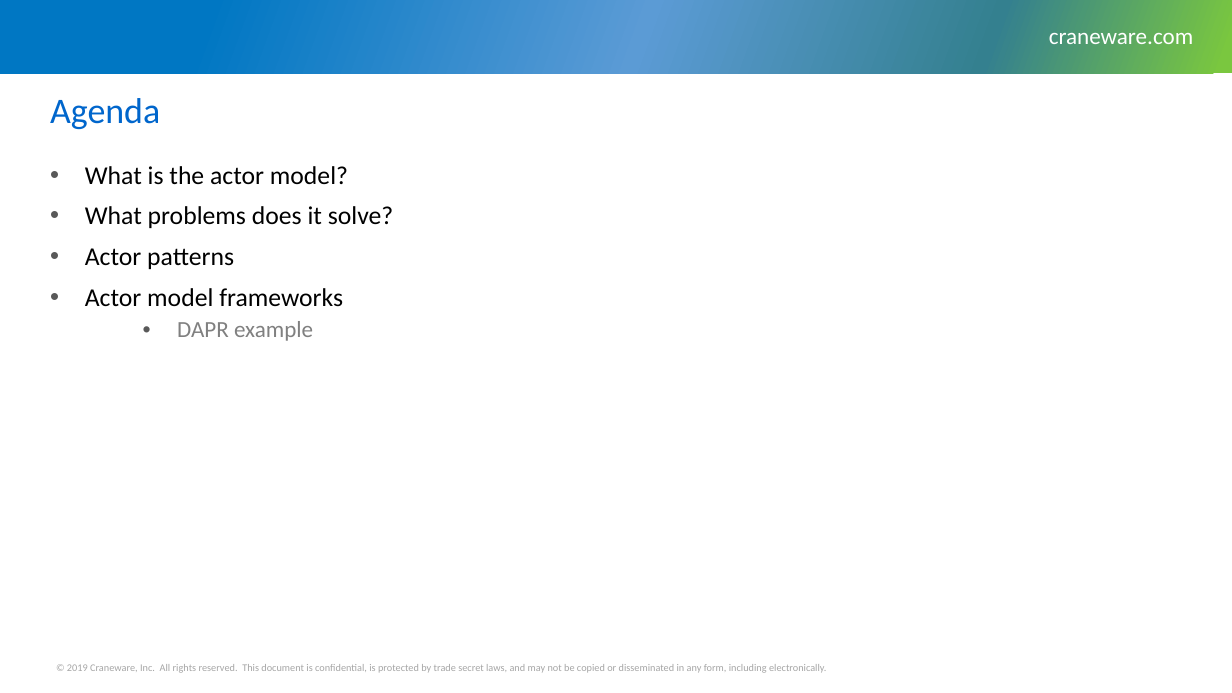
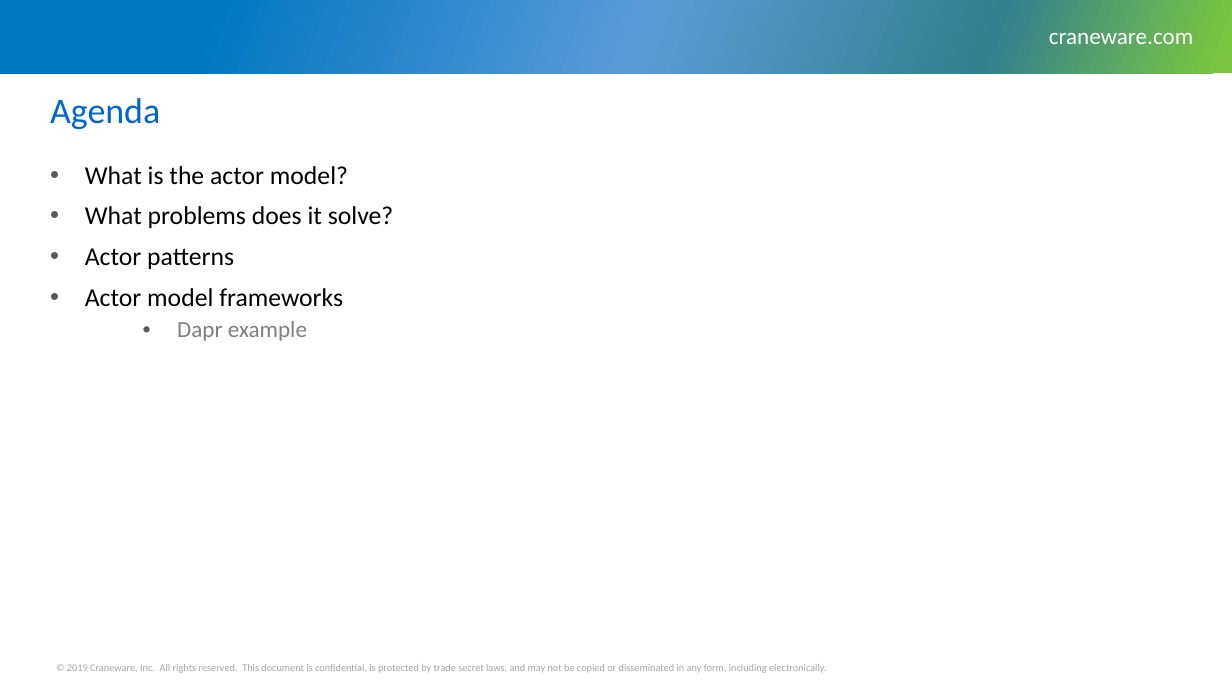
Before and after one commit to graham-miller/dapr-playground, a slide deck: slide 2 of Actor Model.pptx. Drawn at 1232x693 pixels with LibreOffice and Linux fonts; fonts in the diff are those of the drawing; background and template pictures are left out. Boxes give left, top, right and bottom in pixels: in the first picture for what was removed or moved away, otherwise in the second. Text is boxed around its words. In the diff, an @@ line names an element or a change of style, - is before the commit and + after.

Commit message:
Update presentation

```diff
--- a/Actor Model.pptx
+++ b/Actor Model.pptx
@@ text at (x1=177, y1=321, x2=307, y2=341): text changed @@
-  • DAPR example
+  • Dapr example
```
Also in this commit, not shown: 1 other slide changed, 3 slides added.
